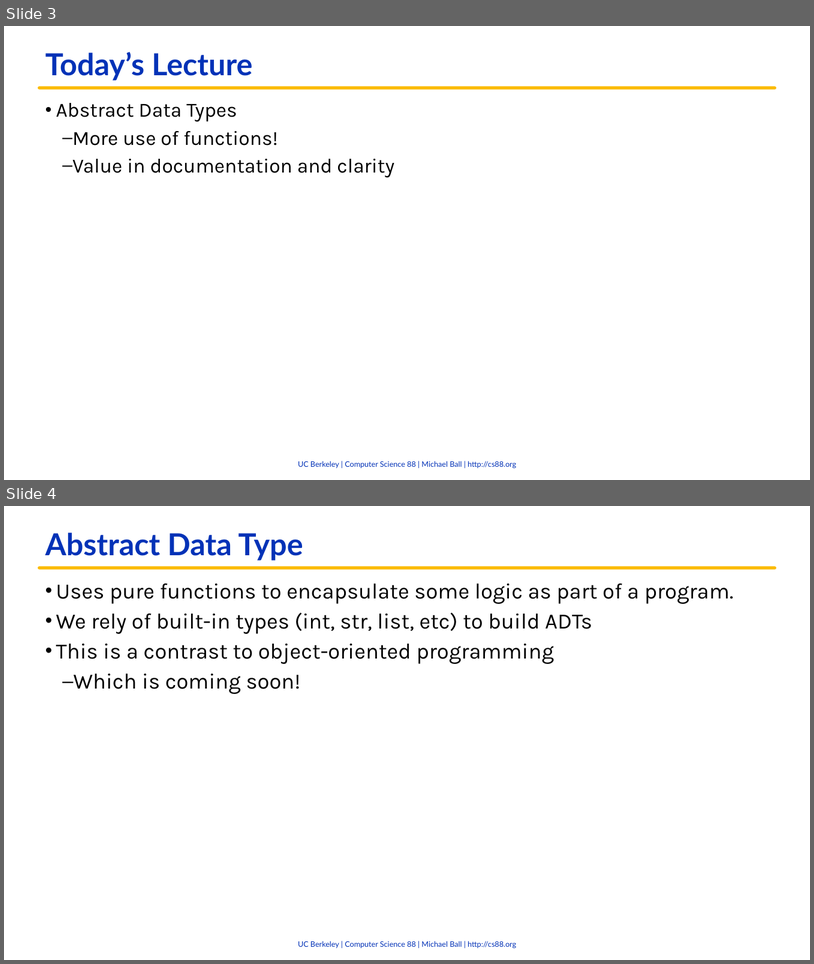
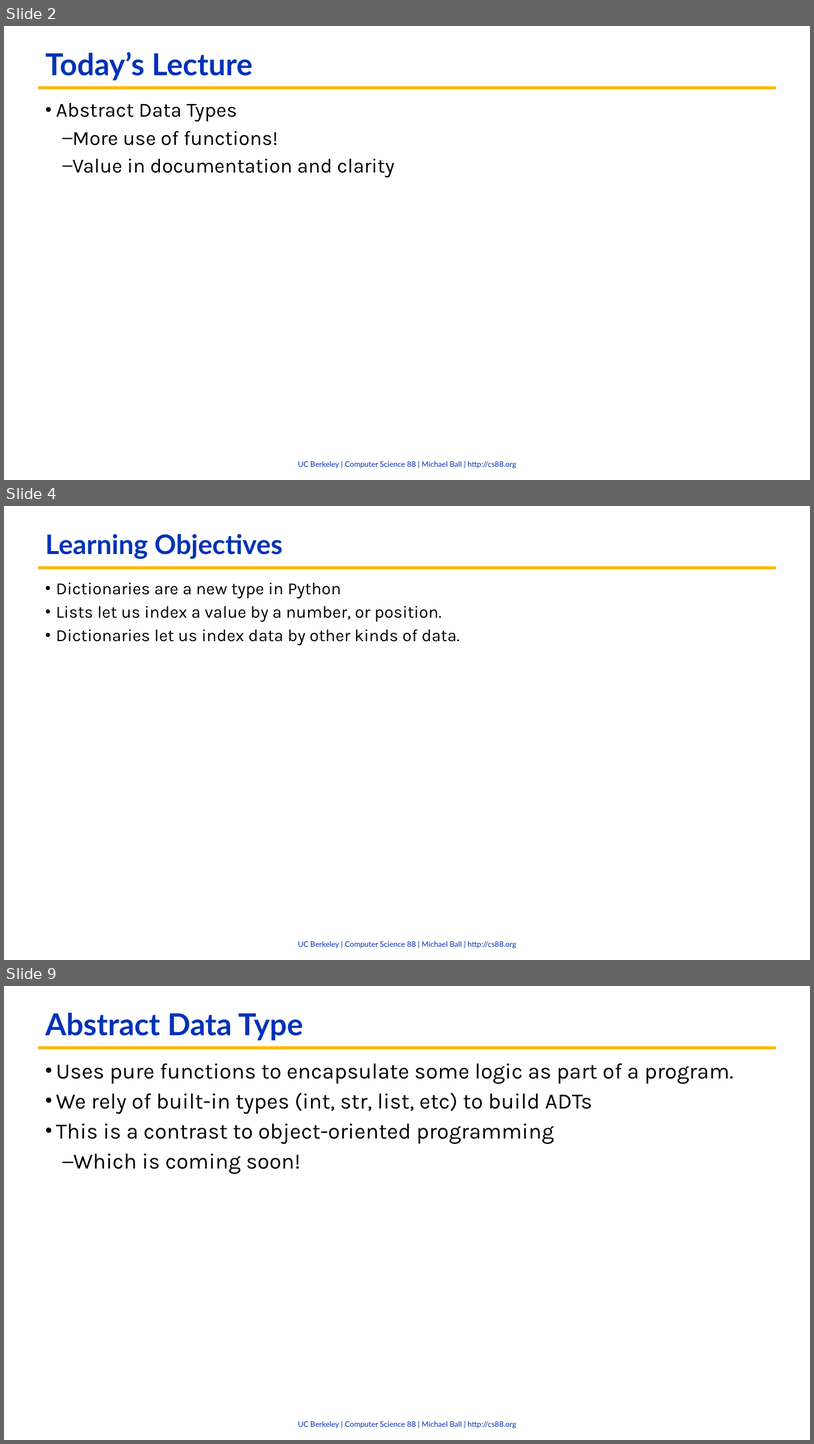
Before and after one commit to cs88-website/fa22, a slide deck: assets/slides/fa22/09-ADTs.pptx. Shown one above the other, each under a label of ours: slides 3 and 4 before the commit, slides 2, 4 and 9 after it; the slides between them are not shown. The pictures are 814x964 and 814x1444 pixels, drawn with LibreOffice and Linux fonts; fonts in the diff are those of the drawing; background and template pictures are left out. Boxes give left, top, right and bottom in pixels: in the first picture for what was removed or moved away, otherwise in the second. Text is boxed around its words. In the diff, an @@ line names an element or a change of style, - is before the commit and + after.

```diff
--- a/assets/slides/fa22/09-ADTs.pptx
+++ b/assets/slides/fa22/09-ADTs.pptx
@@ slide 4 added at [4,506,810,960], background #FFFFFF; not listed: 2 template elements that a slide beside it also shows @@
@@ title added at [45,534,283,559], 32 pt, text #0332B7, bold @@
+Learning Objectives
@@ text added at [56,582,460,645], 20.2 pt, text #000000 @@
+• Dictionaries are a new type in Python
+• Lists let us index a value by a number, or position.
+• Dictionaries let us index data by other kinds of data.
@@ what was slide 3 is now slide 2 @@
@@ what was slide 4 is now slide 9 @@
```
Also in this commit, not shown: 10 slides changed, 5 other slides added, 1 slide removed, 6 other files.
